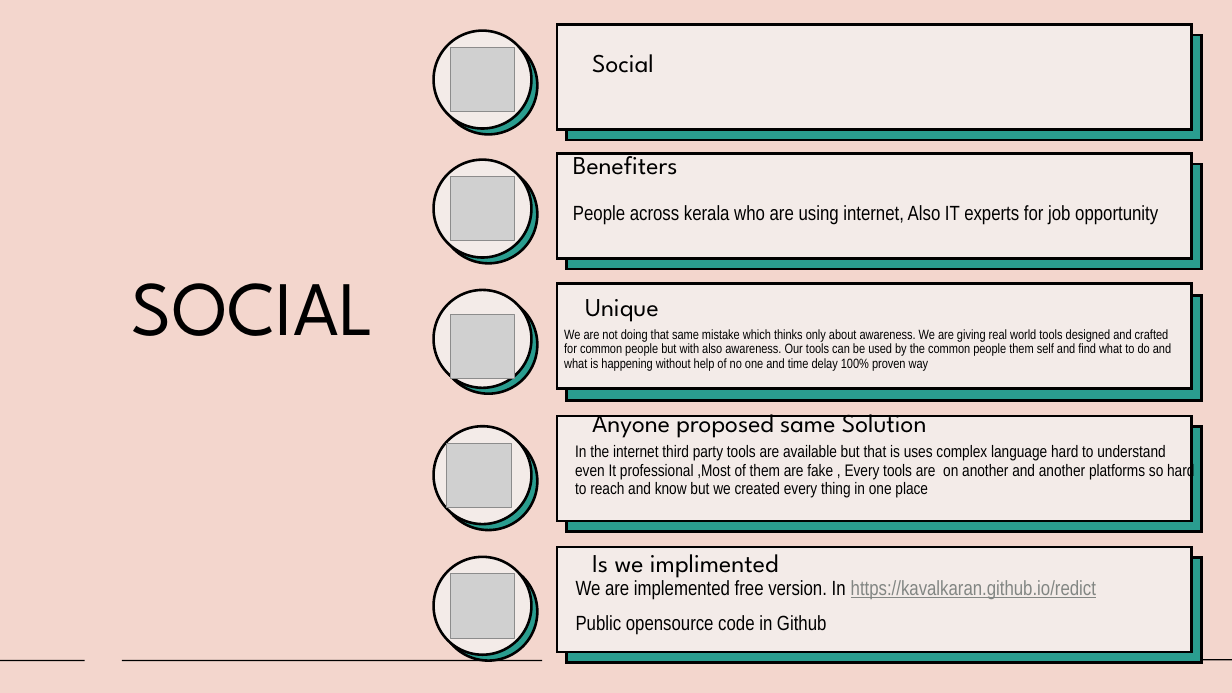
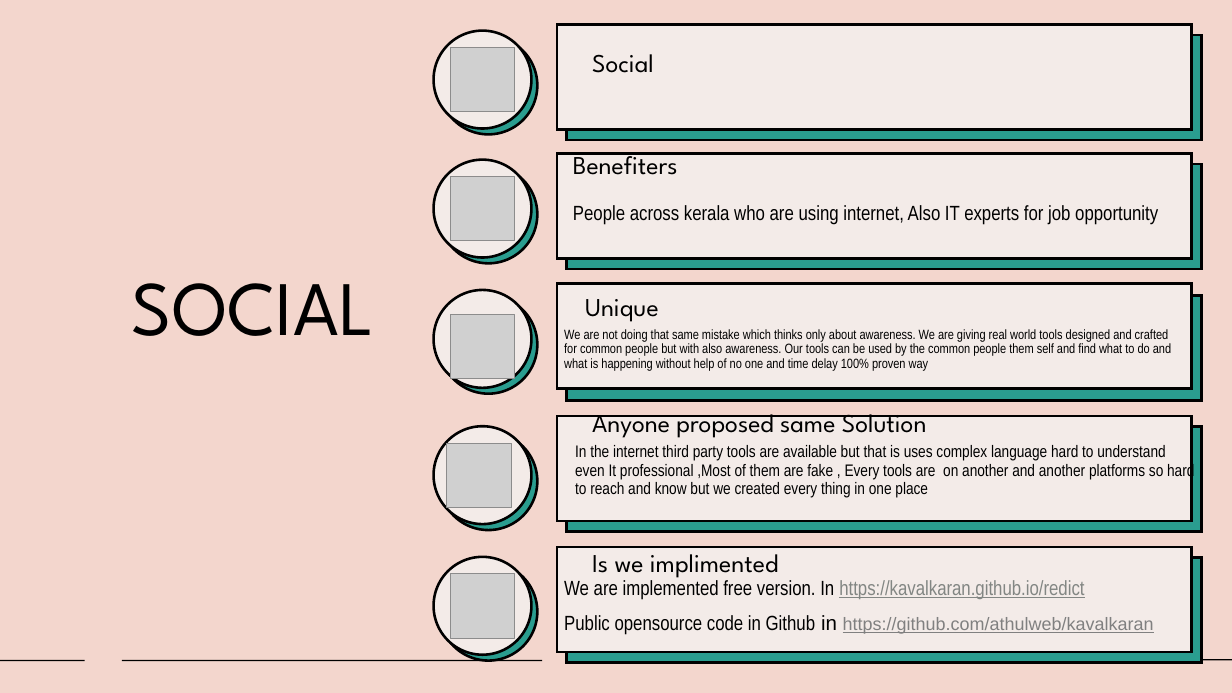
Before and after one commit to athul-blog/yip-ppt, a slide deck: slide 7 of kavalkaran final.pptx (slide 4 before the commit). Drawn at 1232x693 pixels with LibreOffice and Linux fonts; fonts in the diff are those of the drawing; grey boxes stand for pictures. Boxes give left, top, right and bottom in pixels: in the first picture for what was removed or moved away, otherwise in the second. Text is boxed around its words. In the diff, an @@ line names an element or a change of style, - is before the commit and + after.

```diff
--- a/kavalkaran final.pptx
+++ b/kavalkaran final.pptx
@@ text "Is we implimented" at (x1=592, y1=546, x2=778, y2=578): indent changed @@
@@ text "We are implemented free version. ..." moved from (x1=576, y1=580, x2=1096, y2=635) to (x1=564, y1=580, x2=1154, y2=635) @@
@@ text at (x1=564, y1=580, x2=1084, y2=600): indent changed @@
@@ text at (x1=564, y1=615, x2=1154, y2=635): text changed; size 16 to 14 pt; font Arial Narrow to Arial; text colour #000000 to #808080 @@
-Public opensource code in Github
+Public opensource code in Github in https://github.com/athulweb/kavalkaran
```
Also in this commit, not shown: 10 other slides changed.
